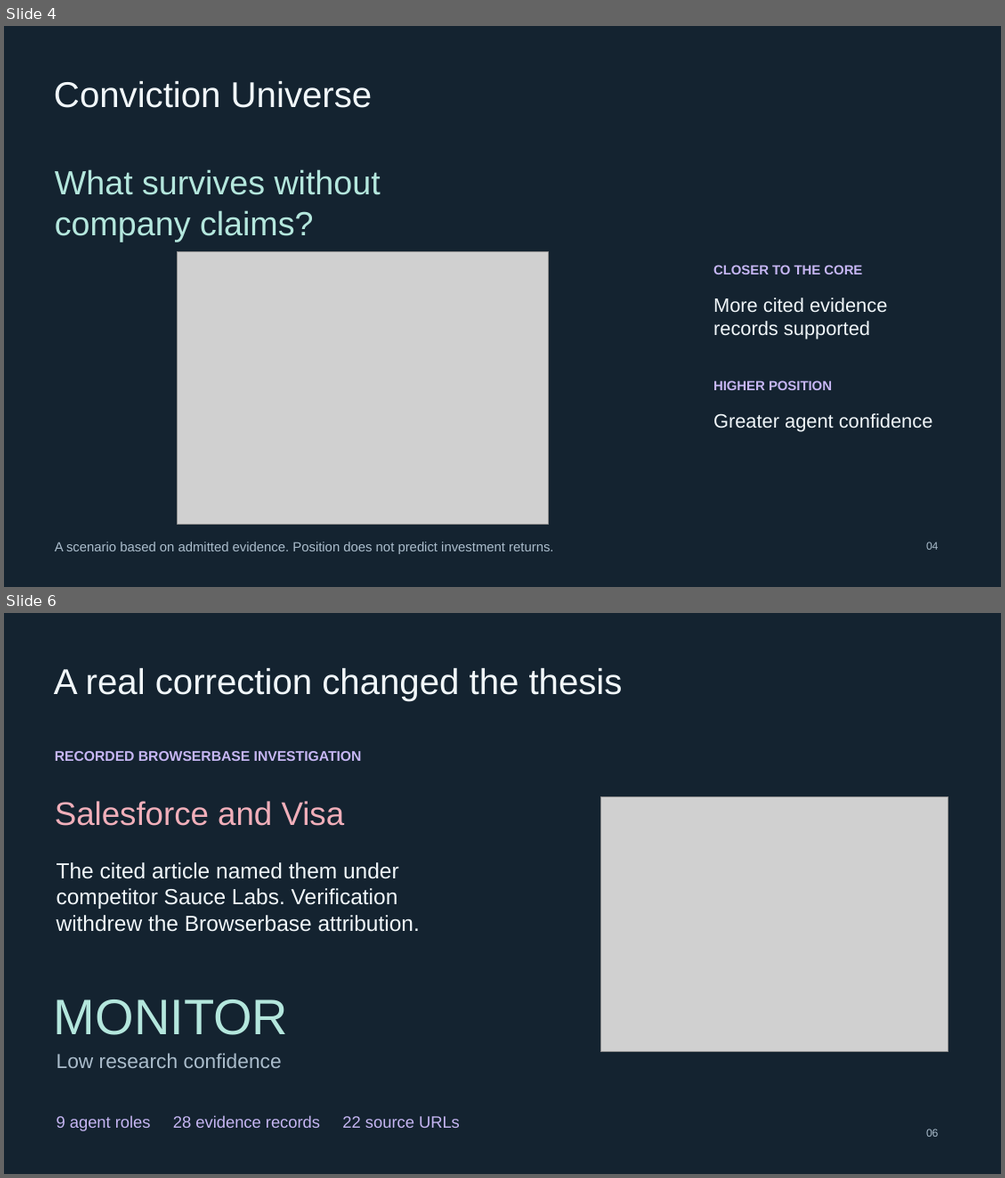
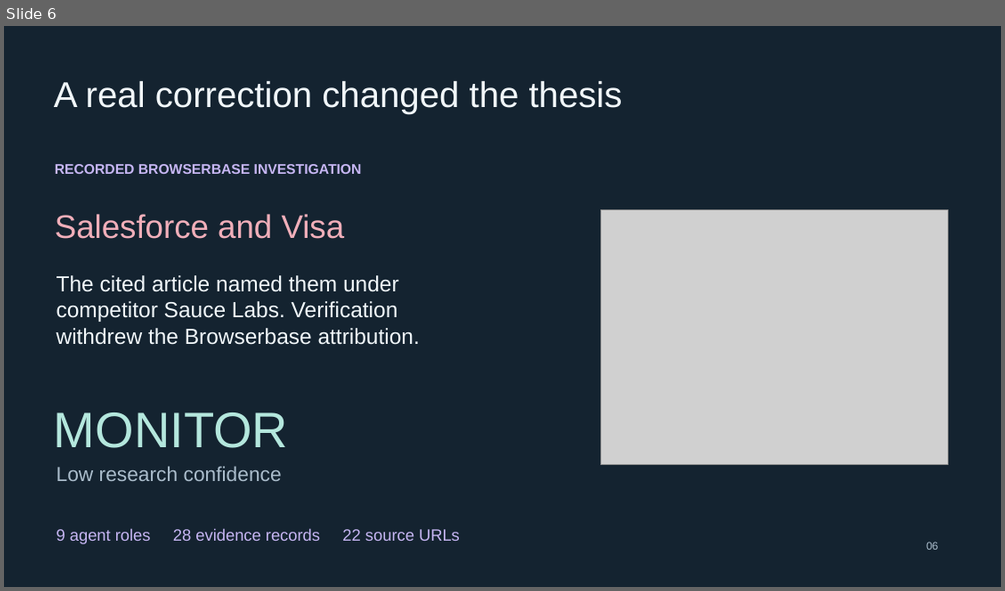
Before and after one commit to eliott-crypto/PARALLAX, a slide deck: docs/submission/pitch.pptx. Shown one above the other, each under a label of ours: slides 4 and 6 before the commit, slide 6 after it; the slides between them are not shown. The pictures are 1005x1178 and 1005x591 pixels, drawn with LibreOffice and Linux fonts; fonts in the diff are those of the drawing; grey boxes stand for pictures. Boxes give left, top, right and bottom in pixels: in the first picture for what was removed or moved away, otherwise in the second. Text is boxed around its words. In the diff, an @@ line names an element or a change of style, - is before the commit and + after.

Commit message:
Publish approved live research access and screenshot-led judge pitch

```diff
--- a/docs/submission/pitch.pptx
+++ b/docs/submission/pitch.pptx
@@ slide 4 removed at [4, 26, 1001, 587], background #142330 @@
@@ text removed at [54, 81, 372, 108] @@
-Conviction Universe
@@ text removed at [55, 169, 380, 241] @@
-What survives without
-company claims?
@@ picture removed at [178, 252, 549, 524] @@
@@ text removed at [713, 265, 862, 274] @@
-CLOSER TO THE CORE
@@ text removed at [713, 297, 887, 339] @@
-More cited evidence
-records supported
@@ text removed at [713, 380, 832, 390] @@
-HIGHER POSITION
@@ text removed at [713, 413, 933, 432] @@
-Greater agent confidence
@@ text removed at [55, 541, 553, 554] @@
-A scenario based on admitted evidence. Position does not predict investment returns.
@@ text removed at [926, 541, 938, 549] @@
-04
```
Also in this commit, not shown: 3 slides changed, 2 slides added, 1 other slide removed, 6 other files.
